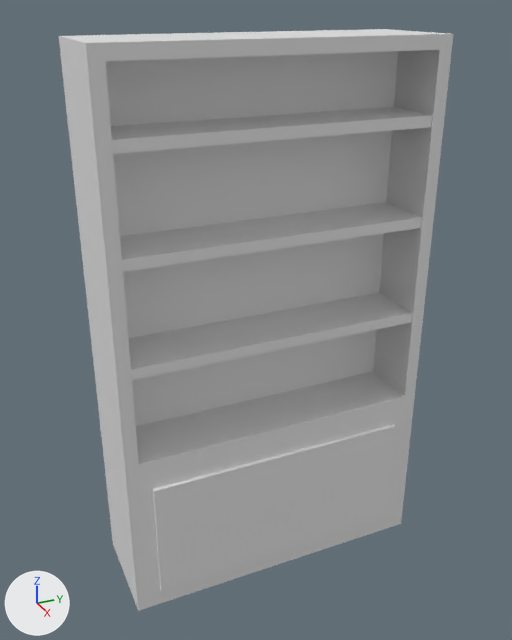
A saved change to the FBX model PopGoblin/PopGoblin/Assets/Assets/Models/Bookcase1.fbx.
One viewpoint serves both versions: a 50 mm lens placed at (11.15, -5.11, 5.66), pointed at (-0.03, -0.08, 0.07). Lighting does not change. The marker at lower left points along +X, +Y and +Z.

Script lines for the objects in view, before the commit:
```python
me_cube = bpy.data.meshes.new('Cube')
me_cube.from_pydata(...)  # 52 vertices, 44 faces; spans x -100.0..108.0, y -509.0..509.0, z -100.0..100.0
me_cube.materials.append(mat_material)  # white #e7e7e7
ob_bookcase1 = bpy.data.objects.new('BookCase1', me_cube)
ob_bookcase1.location = (0.0, 0.0, 0.0)
ob_bookcase1.rotation_euler = (1.571, 0.0, 0.0)  # degrees (90, 0, 0)
ob_bookcase1.scale = (0.01, 0.01, 0.0302)
```
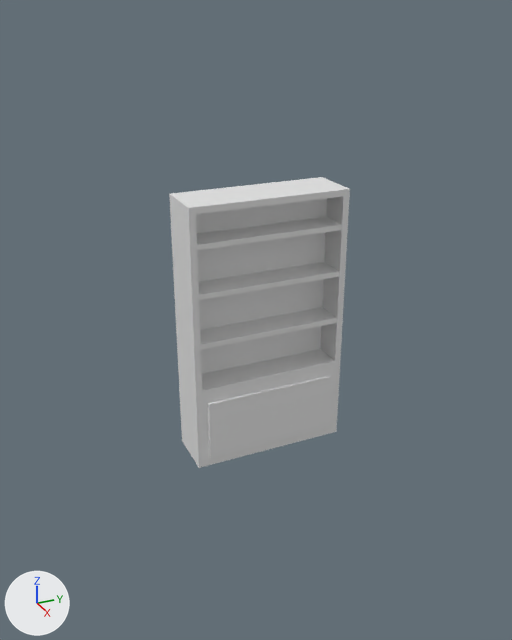
The newer file is also rescaled (x0.5) as a whole; pictures and numbers use the older file's frame.

Boxes (x1, y1, x2, y2) around the edits, measured in the pictures (512 x 640 px; the box of a moved part takes in the faces that stretch with it):
'BookCase1', reshaped, moved, turned, rescaled
    before: (59, 29, 453, 611)
    after: (169, 177, 350, 468)
part 1 of me_cube, added
    after: (200, 307, 337, 350)
part 2 of me_cube, moved or reshaped
    before: (59, 29, 453, 611)
    after: (169, 177, 350, 468)
part 3 of me_cube, added
    after: (198, 262, 339, 300)
part 4 of me_cube, added
    after: (197, 217, 342, 251)
part 5 of me_cube, deleted
    before: (128, 293, 412, 380)
part 6 of me_cube, deleted
    before: (120, 202, 422, 272)
part 7 of me_cube, deleted
    before: (111, 107, 432, 154)

The change, as a diff of the scene's bpy script:
```diff
--- a/PopGoblin/PopGoblin/Assets/Assets/Models/Bookcase1.fbx.py
+++ b/PopGoblin/PopGoblin/Assets/Assets/Models/Bookcase1.fbx.py
@@ me_cube @@
 me_cube.from_pydata(...)  # 52 vertices, 44 faces; spans x -100.0..108.0, y -509.0..509.0, z -100.0..100.0
 # used by ob_bookcase1; location = (0.0, 0.0, 0.0); rotation_euler = (1.571, 0.0, 0.0), in degrees (90, 0, 0); scale = (0.01, 0.01, 0.0302)
+# me_cube part 1: a new loose piece, a box spanning x -50.0..50.0, y -50.0..50.0, z -50.0..50.0, in mat_material (white #e7e7e7)
+# me_cube part 2: the loose piece of 28 vertices spanning x -100.0..108.0, y -509.0..509.0, z -100.0..100.0 is scaled about its middle by (0.855, -5.03, 0.522), then moved by (-33.0, 0.0, 0.0)
+# me_cube part 3: a new loose piece, a box spanning x -50.0..50.0, y -1005.0..-905.0, z -50.0..50.0, in mat_material (white #e7e7e7)
+# me_cube part 4: a new loose piece, a box spanning x -50.0..50.0, y -1911.0..-1811.0, z -50.0..50.0, in mat_material (white #e7e7e7)
+# me_cube part 5: the loose piece of 8 vertices spanning x -20.0..97.0, y -10.0..10.0, z -96.0..96.0 is deleted
+# me_cube part 6: the loose piece of 8 vertices spanning x -20.0..97.0, y 180.0..200.0, z -96.0..96.0 is deleted
+# me_cube part 7: the loose piece of 8 vertices spanning x -20.0..97.0, y 360.0..380.0, z -96.0..96.0 is deleted
 me_cube.materials.append(mat_material)
@@ ob_bookcase1 @@
 ob_bookcase1 = bpy.data.objects.new('BookCase1', me_cube)
-ob_bookcase1.location = (0.0, 0.0, 0.0)
-ob_bookcase1.rotation_euler = (1.571, 0.0, 0.0)  # degrees (90, 0, 0)
-ob_bookcase1.scale = (0.01, 0.01, 0.0302)
+ob_bookcase1.location = (0.19, 0.0, 0.0)
+ob_bookcase1.rotation_euler = (1.571, 0.0, 3.142)  # degrees (90, 0, 180)
+ob_bookcase1.scale = (-0.00584, -0.000994, -0.0289)
```
